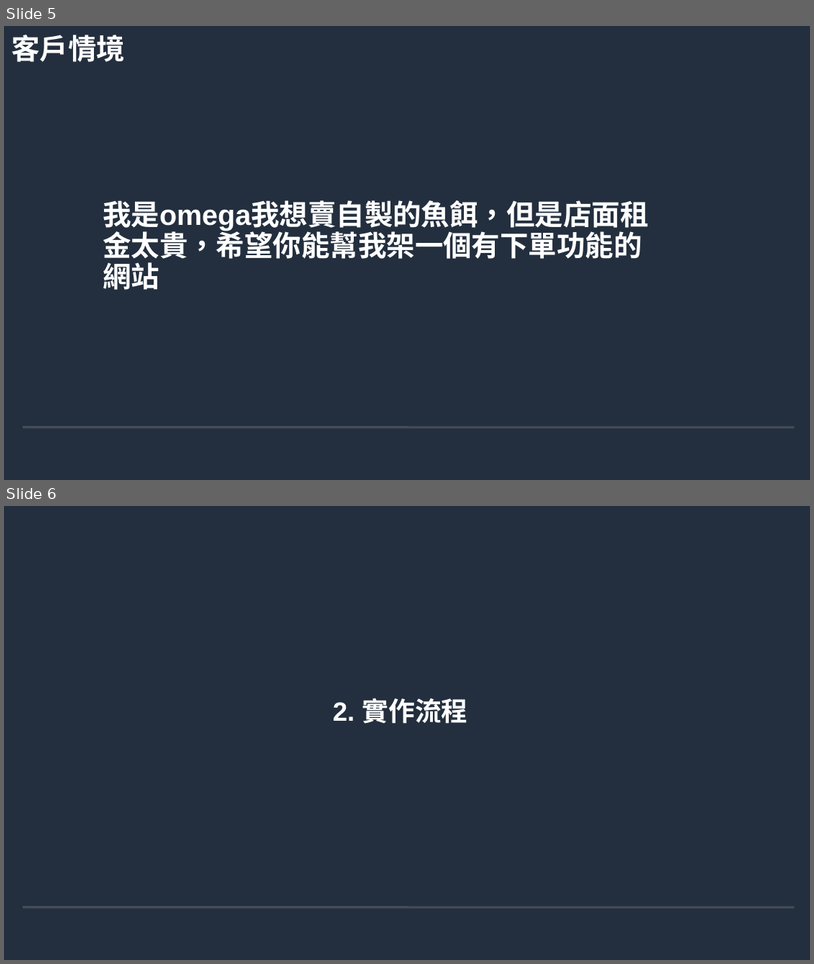
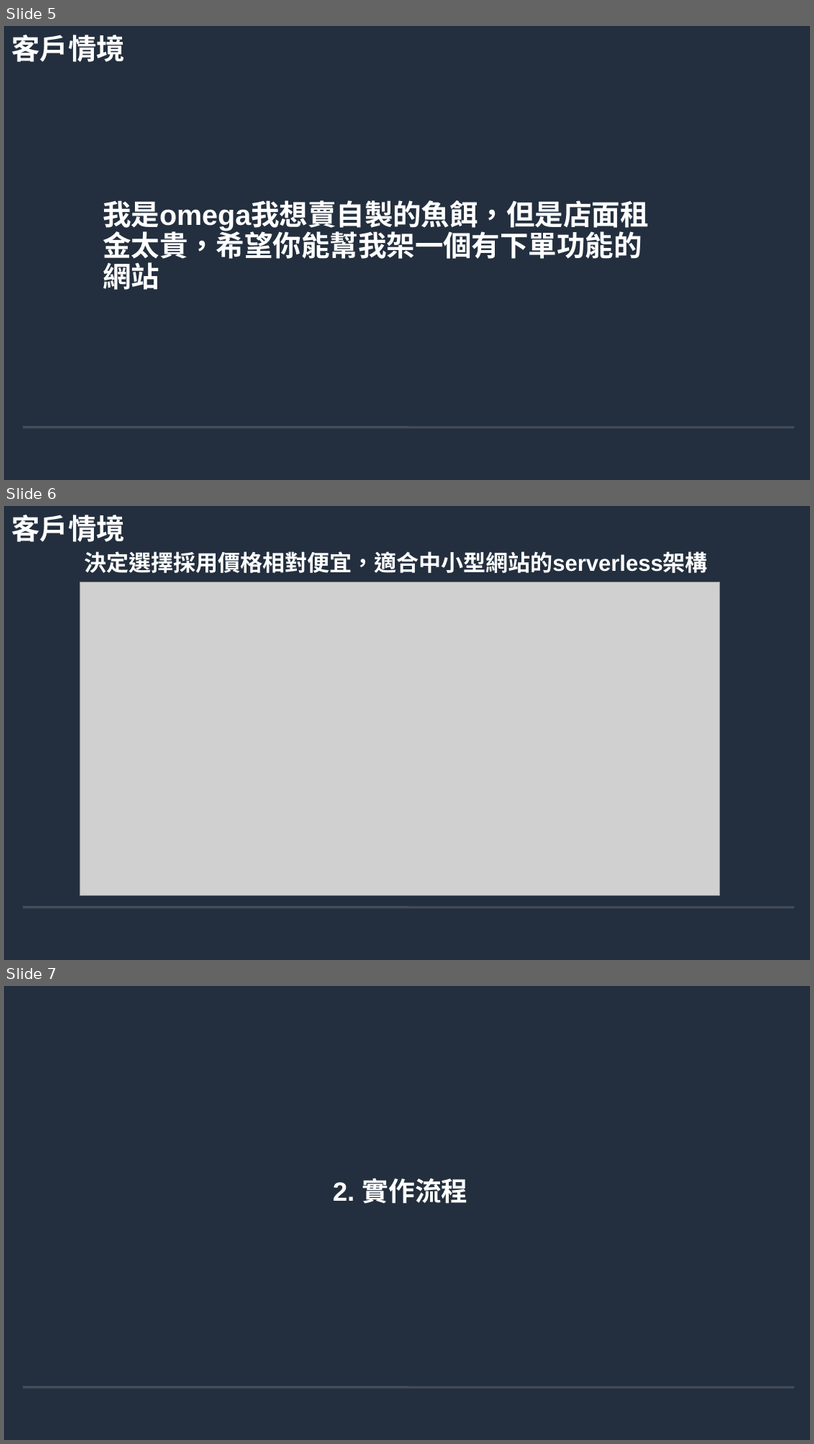
Before and after one commit to andygithub9/cfc104_2, a slide deck: 104.odp. Shown one above the other, each under a label of ours: slides 5 and 6 before the commit, slides 5, 6 and 7 after it. The pictures are 814x964 and 814x1444 pixels, drawn with LibreOffice and Linux fonts; fonts in the diff are those of the drawing; grey boxes stand for pictures; background and template pictures are left out. Boxes give left, top, right and bottom in pixels: in the first picture for what was removed or moved away, otherwise in the second. Text is boxed around its words. In the diff, an @@ line names an element or a change of style, - is before the commit and + after.

Commit message:
update report

```diff
--- a/104.odp
+++ b/104.odp
@@ slide 6 added at [4, 506, 810, 960], background #232F3E; not listed: 2 template elements that a slide beside it also shows @@
@@ title added at [11, 515, 125, 542], 28 pt, text #FFFFFF, bold @@
+客戶情境
@@ title added at [85, 551, 708, 573], 22 pt, text #FFFFFF, bold @@
+決定選擇採用價格相對便宜，適合中小型網站的serverless架構
@@ picture added at [80, 582, 720, 896] @@
@@ what was slide 6 is now slide 7 @@
```
